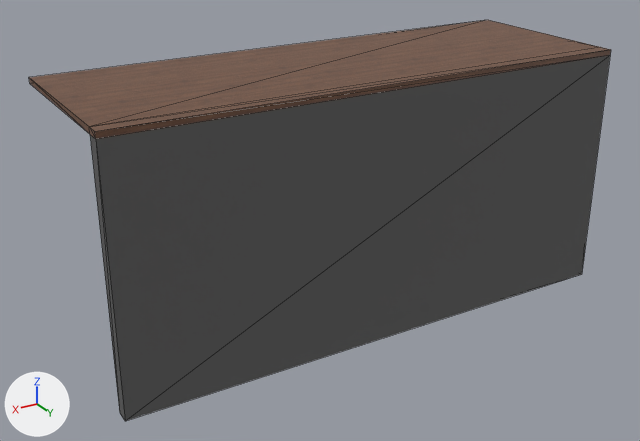
The glTF model public/shelf.glb as it was, and as the next commit left it.
Before and after are seen from a camera (50 mm lens) standing at (0.902, 1.471, 0.401) and looking at (0.044, 0.041, -0.314). The lights are fixed; the arrows at lower left show +X, +Y and +Z. The picture after the commit comes second. Mesh edges are drawn as thin lines. Where no turn or scale is listed for an object, it has been applied to the vertices. Vertices at exactly the same position are counted once.
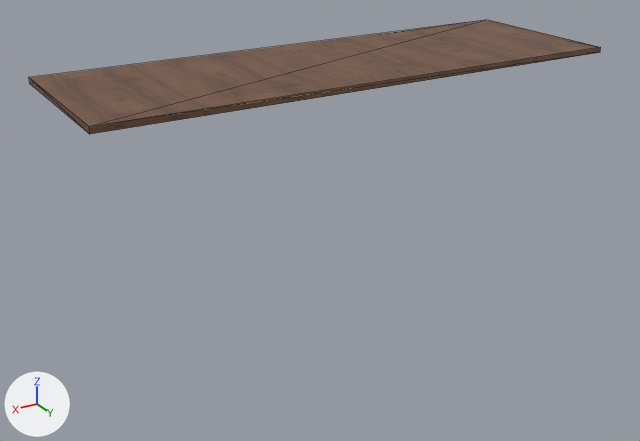
What differs and where, as boxes (x1, y1, x2, y2) in the pictures (640 x 441 px):
'Cube.003', reshaped (71% shorter)
    before: (29, 20, 611, 421)
    after: (29, 20, 601, 134)
part 1 of me_cube_005, cut back
    before: (89, 47, 611, 421)
    after: (89, 47, 601, 134)
part 2 of me_cube_005, surface changed
    both: (74, 45, 598, 134)

The edits, one by one:
me_cube_005 is used by ob_cube_003; location (0.0, 0.0, 0.0).
me_cube_005 had 32 vertices, 52 faces and spanned x -0.541..0.541, y -0.154..0.225, z -0.508..0.006.
me_cube_005 now has 8 vertices, 12 faces and spans x -0.541..0.541, y -0.154..0.197, z -0.006..0.006.
Part 1, on me_cube_005:
8 vertices are removed from x -0.541..0.541, y 0.197..0.225, z -0.508..0.006.
18 faces are deleted.
2 new faces join them.
me_cube_005 part 2: 10 kept faces spanning x -0.541..0.541, y -0.154..0.197, z -0.006..0.006 get new texture (UV) coordinates.
Other edits to the shape of me_cube_005 do not show in these pictures.
me_cube_005 no longer uses material mat_metal (dark grey #575757).
me_cube_005 no longer uses material mat_wall (dark grey #5f5f5f).
